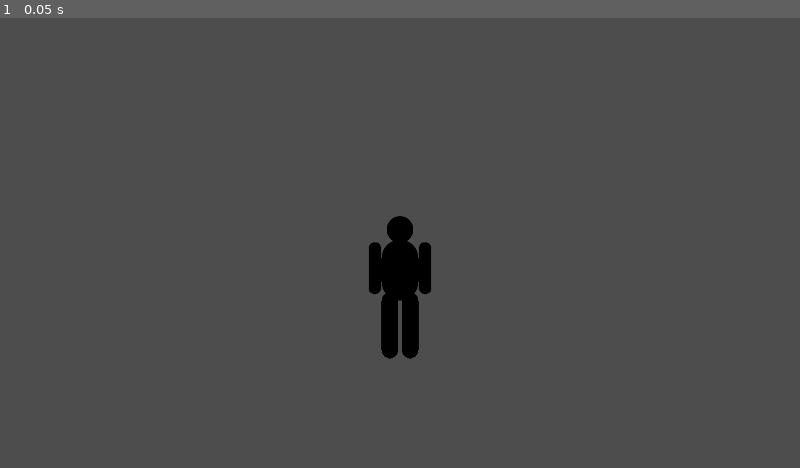
Above: before the commit, frame 1.
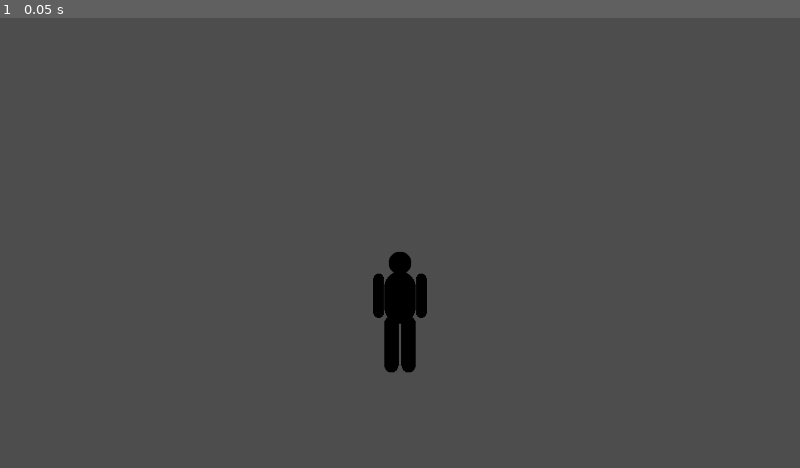
Above: after the commit, the same moment.

Repository: Occupying-Mars/meccha-girgit
Game: Godot game, scene res://scenes/characters/net_player.tscn
Same seed, same stepped clock (60 frames per second), same inputs: the game is played once before the commit and once after it. This scene is started directly instead of the project's main scene.
Inputs:
- Up to frame 1 (0.05 s): no input

The runs differ from the first frame. In frame 1, 1.0% of the frame differs, in the area x 46-54%, y 44-79%.

Commit message:
feat(gameplay): hiders are 1/3 size of seekers and slower
Per design: hiders are small, slow blobs; seekers are full-size and fast.

- net_player: role-based scale + speed. Hider scales body + collider to 0.34,
  lowers the third-person camera to frame the small blob, speed 2.6; seeker
  full size, speed 5.0.

Verified two instances: small hider next to full-size seeker.

Co-Authored-By: Claude Opus 4.8 (1M context) <noreply@anthropic.com>

Diff:
--- a/scripts/net/net_player.gd
+++ b/scripts/net/net_player.gd
@@ -10,6 +10,12 @@
 ## peer id) in _enter_tree so it is identical on every peer. set_multiplayer_
 ## authority is recursive, so the child MultiplayerSynchronizer inherits it.
 
+## Hiders are small (a third of the seeker) and slower; seekers are full-size
+## and faster. Sizes/speeds are applied per role in _configure_role().
+const HIDER_SCALE := 0.34
+const HIDER_SPEED := 2.6
+const SEEKER_SPEED := 5.0
+
 @export var move_speed: float = 4.0
 @export var mouse_sensitivity: float = 0.0025
 @export var gravity: float = 18.0
@@ -33,6 +39,7 @@
 @onready var _pitch: Node3D = $CameraYaw/CameraPitch
 @onready var _camera: Camera3D = $CameraYaw/CameraPitch/SpringArm3D/Camera3D
 @onready var _muzzle: RayCast3D = $CameraYaw/CameraPitch/SpringArm3D/Camera3D/Muzzle
+@onready var _collision: CollisionShape3D = $CollisionShape3D
 @onready var body: HiderBody = $HiderBody
 
 var _is_mine: bool = false
@@ -92,8 +99,9 @@
 
 
 func _configure_role() -> void:
-	# Seekers are first-person hunters; hiders are third-person and hide.
+	# Seekers are first-person hunters; hiders are small, slow, third-person.
 	if is_seeker():
+		move_speed = SEEKER_SPEED
 		_spring.spring_length = 0.0
 		_yaw.position.y = 1.6
 		_camera.transform.origin = Vector3.ZERO
@@ -103,6 +111,14 @@
 		_muzzle.add_exception(self)
 	else:
 		add_to_group("hider")
+		move_speed = HIDER_SPEED
+		# Shrink the blob + its collider to a third; bring the camera down so
+		# the small hider still frames well in third person.
+		body.scale = Vector3.ONE * HIDER_SCALE
+		_collision.scale = Vector3.ONE * HIDER_SCALE
+		_collision.position.y = 0.85 * HIDER_SCALE
+		_yaw.position.y = 1.4 * HIDER_SCALE + 0.15
+		_spring.spring_length = 1.4
 
 
 func _debug_remote_loop() -> void:
